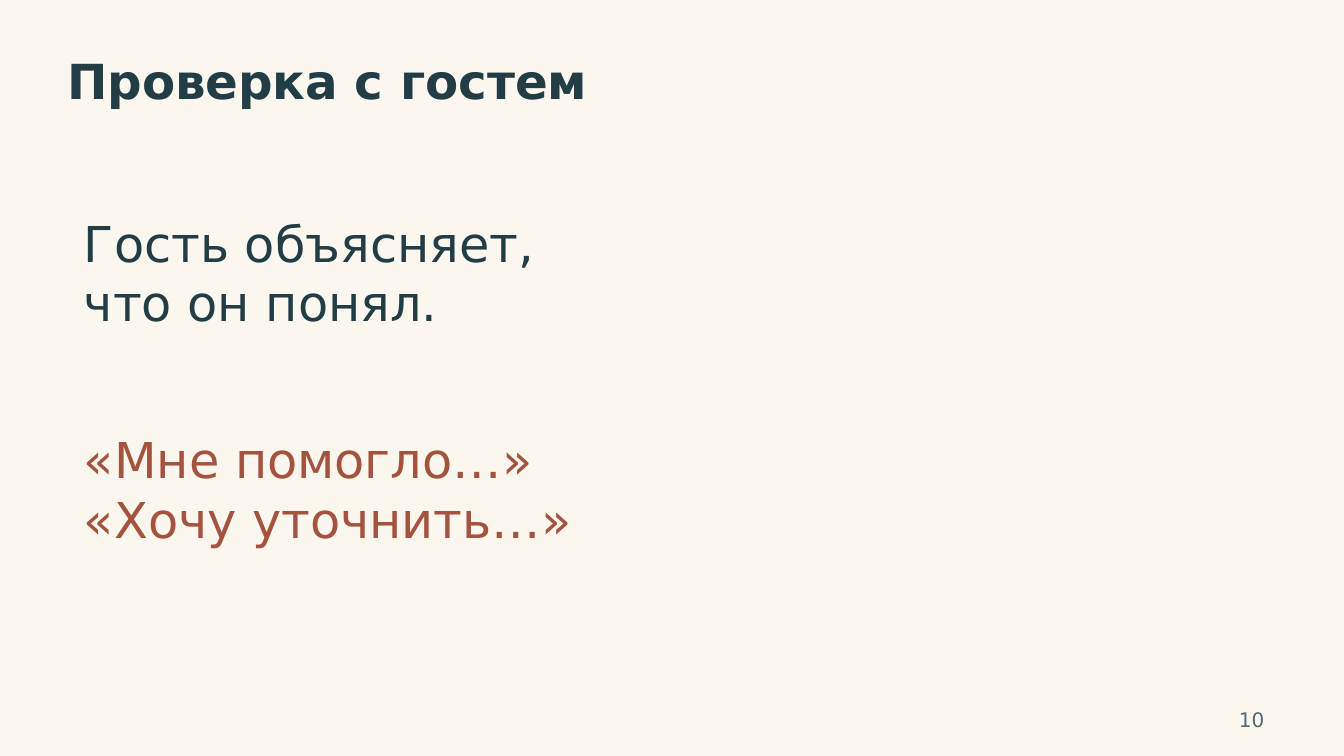
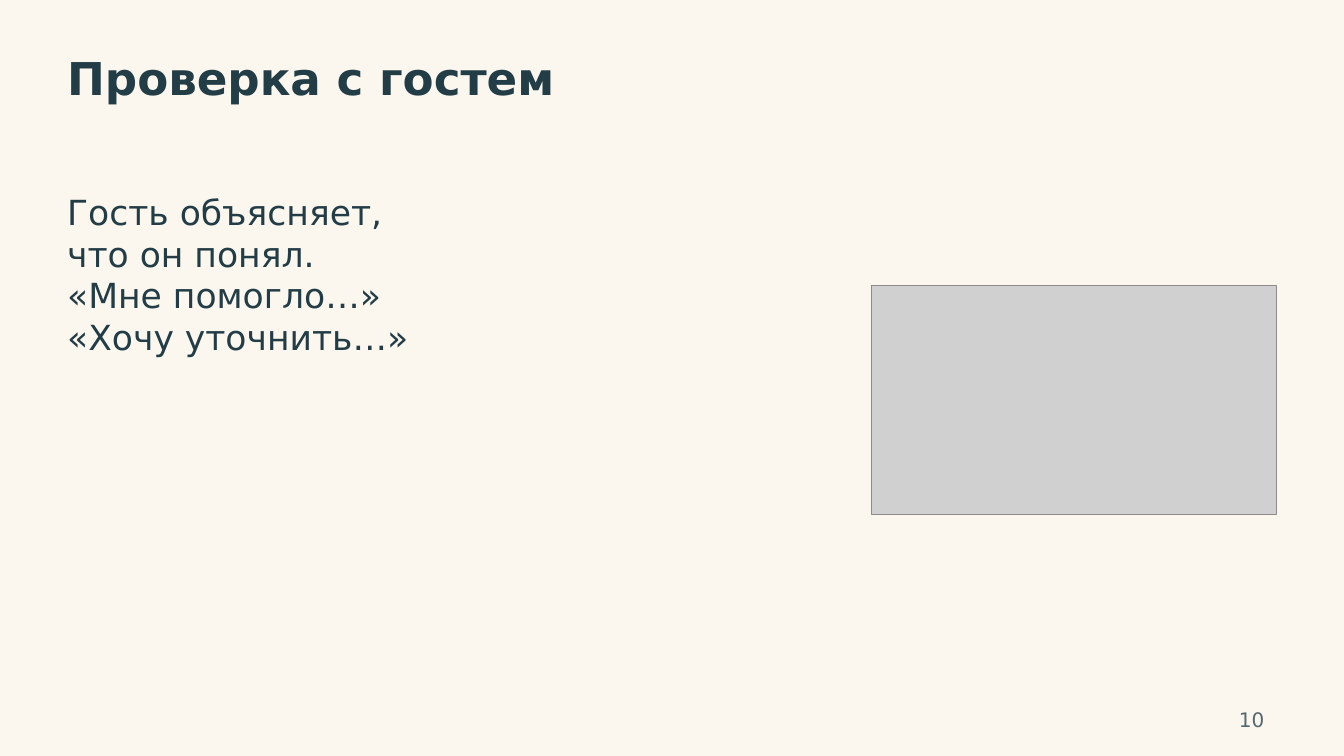
Before and after one commit to VAtapin/lessons, a slide deck: slide 10 of assets/lessons/chto-delat-so-svoim-talantom/Talant_Prezentaciya.pptx. Drawn at 1344x756 pixels with LibreOffice and Linux fonts; fonts in the diff are those of the drawing; grey boxes stand for pictures. Boxes give left, top, right and bottom in pixels: in the first picture for what was removed or moved away, otherwise in the second. Text is boxed around its words. In the diff, an @@ line names an element or a change of style, - is before the commit and + after.

```diff
--- a/assets/lessons/chto-delat-so-svoim-talantom/Talant_Prezentaciya.pptx
+++ b/assets/lessons/chto-delat-so-svoim-talantom/Talant_Prezentaciya.pptx
@@ text "Проверка с гостем" at bbox=[67, 62, 554, 105]: size 34.5 to 32.2 pt @@
@@ text at bbox=[67, 198, 382, 268]: size 35.2 to 24.8 pt in "Гость объясняет,", "что он понял." @@
@@ text "Гость объясняет,": place and size @@
-text "Гость объясняет," at bbox=[84, 224, 534, 322]
+text "Гость объясняет," at bbox=[67, 198, 408, 357]
@@ text at bbox=[67, 282, 408, 357]: paragraphs added @@
+«Мне помогло…»
+«Хочу уточнить…»
@@ picture added at bbox=[872, 286, 1277, 514] @@
@@ text removed at bbox=[84, 442, 571, 548] @@
-«Мне помогло…»
-«Хочу уточнить…»
```
Also in this commit, not shown: 8 other slides changed, 45 other files.
